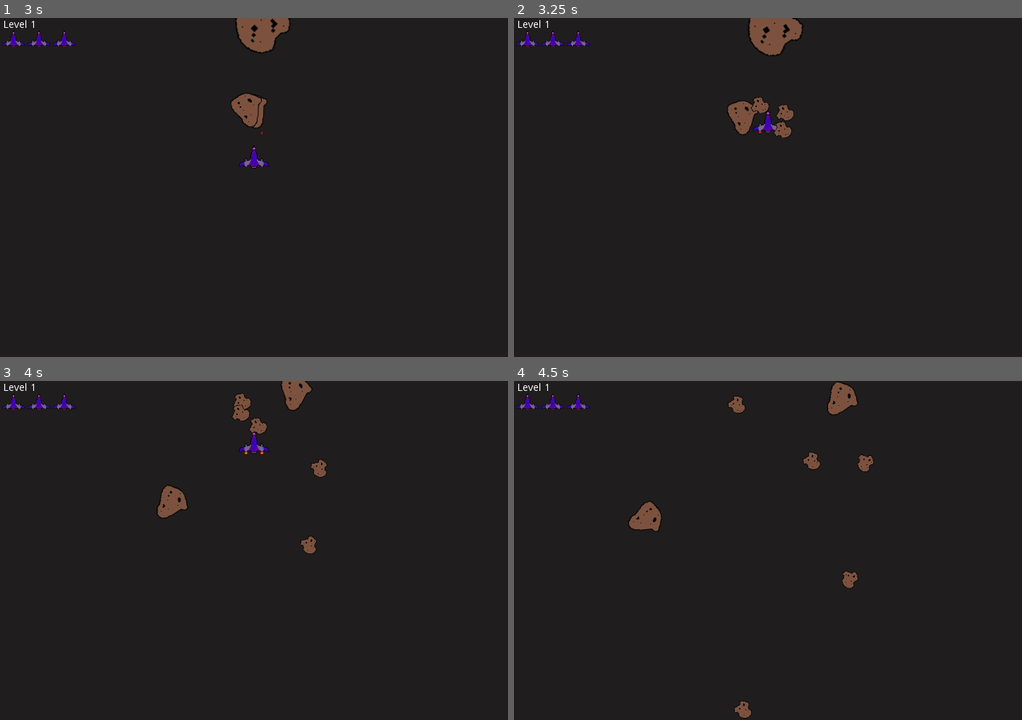
Above: before the commit, frames 1-4 (two rows, left to right).
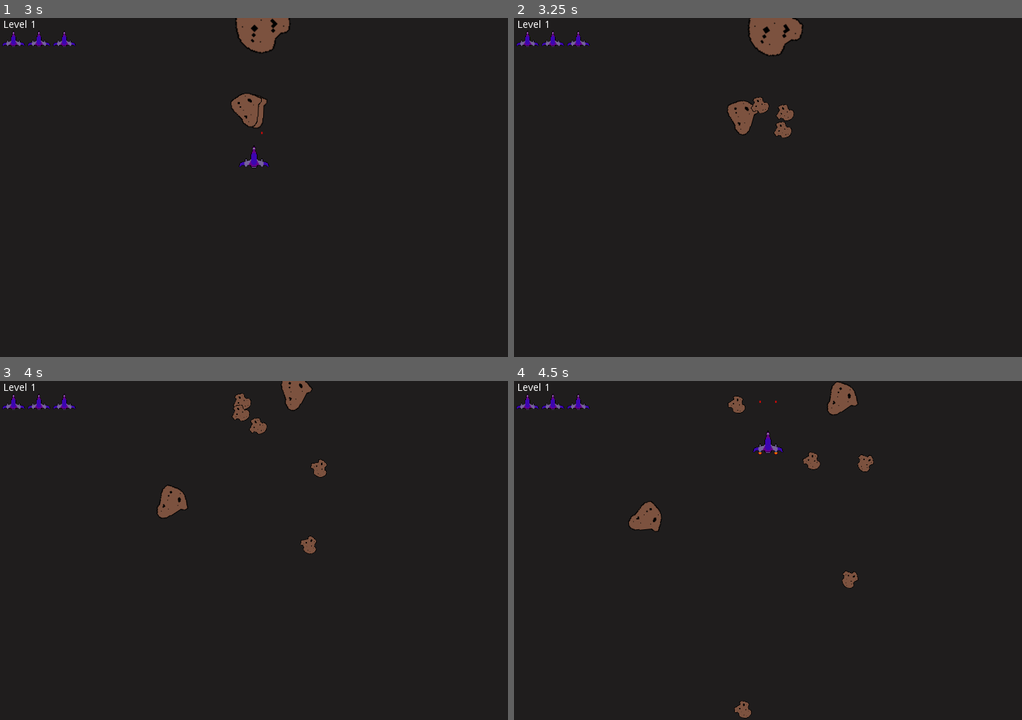
Above: after the commit, the same moments.

Repository: Ricardo41Costa/AsteroidGoDot
Game: Godot game, scene res://Scenes/Main.tscn
Two runs of this game, one before a commit and one after it. Both use one fixed random seed, a clock stepped at 60 frames per second and the inputs below.
Inputs:
- Up to frame 1 (3 s): tap Enter (ui_accept) at 0.5, 0.6, 0.77, 1.07, 1.35, 1.52, 1.82, 2.1, 2.85 s; hold Right (ui_right) 0.53-1.28 s; hold Left (ui_left) 1.28-2.03 s; hold Right (ui_right) 2.03-2.78 s; hold Up (ui_up) from 2.78 s (still down)
- Up to frame 2 (3.25 s): keep holding Up (ui_up); tap Enter (ui_accept) at 3.02 s
- Up to frame 3 (4 s): tap Enter (ui_accept) at 3.32, 3.6, 3.77 s; release Up (ui_up) at 3.53 s; hold Left (ui_left) from 3.53 s (still down)
- Up to frame 4 (4.5 s): keep holding Left (ui_left); tap Enter (ui_accept) at 4.07, 4.35 s

Frame 1 is identical in both runs. In frame 2, 0.1% of the frame differs, in the area x 47-52%, y 27-35%; in frame 3, 0.1%; in frame 4, 0.1%, in the area x 47-53%, y 5-22%.

Commit message:
up

Diff:
--- a/Scripts/Comet.gd
+++ b/Scripts/Comet.gd
@@ -76,4 +76,6 @@
 			body._die()
 
 		elif body.filename.find("SpaceShip") != -1:
-			body._hit()
+
+			if body.isVulnerable:
+				body._hit()
--- a/Scripts/SpaceShip.gd
+++ b/Scripts/SpaceShip.gd
@@ -4,8 +4,11 @@
 export (PackedScene) var bulletScene
 export(NodePath) var parent_path
 
+var timerVulnerable
+var isVulnerable
 var extraLives = 3
-var timeToWait = 0
+var timeToWaitShot = 0
+var timeToWaitVulnerable = 0
 var animationState : AnimationNodeStateMachinePlayback #callback to the animation state machine
 var screenSize  # Size of the game window.
 
@@ -15,6 +18,7 @@
 	animationState.start("Idle")
 	screenSize = get_viewport_rect().size
 	position = Vector2(screenSize.x / 2, screenSize.y / 2)
+	isVulnerable = true
 
 # Called every frame. 'delta' is the elapsed time since the previous frame.
 func _physics_process(delta):
@@ -22,14 +26,15 @@
 	MovementController(delta)
 	BorderController()
 	CannonController()
+	VulnerableController()
 
 func CannonController():
 
 	var currentTime = OS.get_ticks_msec()
 
-	if Input.is_action_just_pressed("ui_accept" ) && currentTime >= timeToWait:
+	if Input.is_action_just_pressed("ui_accept" ) && currentTime >= timeToWaitShot:
 
-		timeToWait = currentTime + 400
+		timeToWaitShot = currentTime + 400
 
 		var leftBullet = bulletScene.instance()
 		leftBullet.global_position = $LeftCannonPosition.global_position
@@ -82,13 +87,47 @@
 	if position.x > (screenSize.x + borderOffsetMax):
 		position = Vector2(borderOffsetMin, position.y)
 
+func VulnerableController():
+
+	if !isVulnerable:
+
+		var currentTime = OS.get_ticks_msec()
+
+		if currentTime >= timeToWaitVulnerable:
+
+			timeToWaitVulnerable = currentTime + 100
+
+			if is_visible_in_tree():
+				visible = false
+			else:
+				visible = true
+
+func startVulnerableTimer():
+
+	timerVulnerable = Timer.new()
+	timerVulnerable.set_one_shot(false)
+	timerVulnerable.set_wait_time(1)
+	timerVulnerable.connect("timeout",self,"_timer_callback")
+	add_child(timerVulnerable)
+	timerVulnerable.start()
+
+	print("timer started")
+
 func _hit():
 
 	if extraLives > 0:
 		extraLives -= 1
+		isVulnerable = false
+		startVulnerableTimer()
 		emit_signal("hit_signal")
 	else:
 		_die()
 
 func _die():
 	queue_free()
+
+func _timer_callback():
+	isVulnerable = true
+	timerVulnerable.stop()
+
+	print("timer ended")
